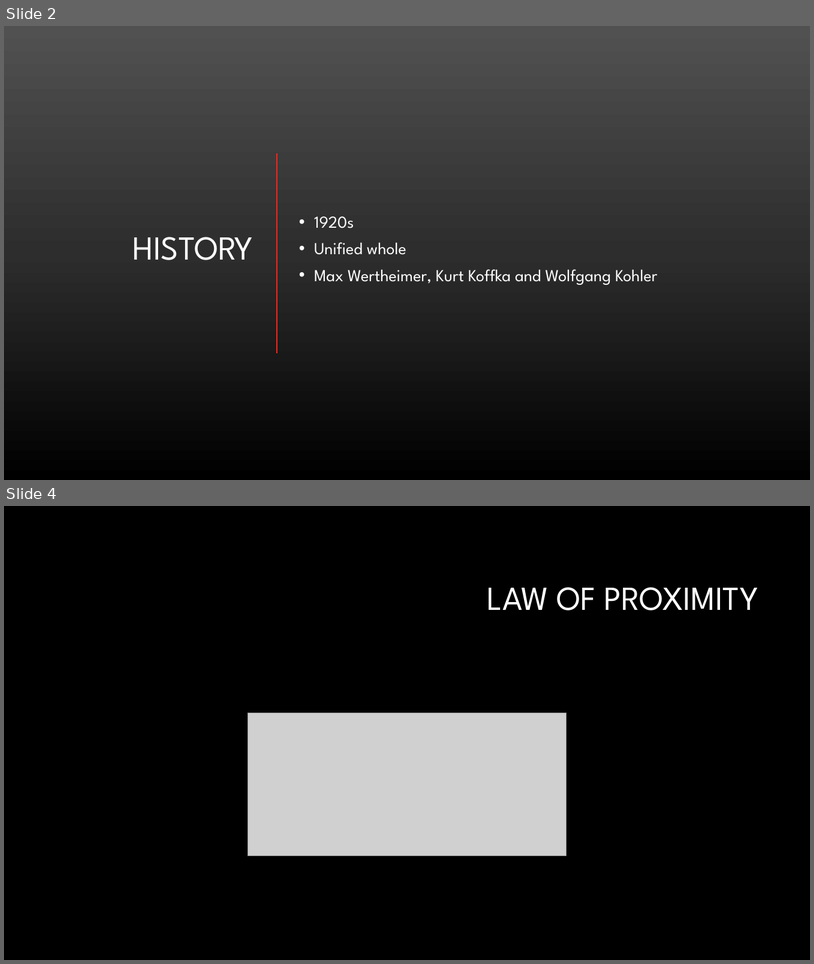
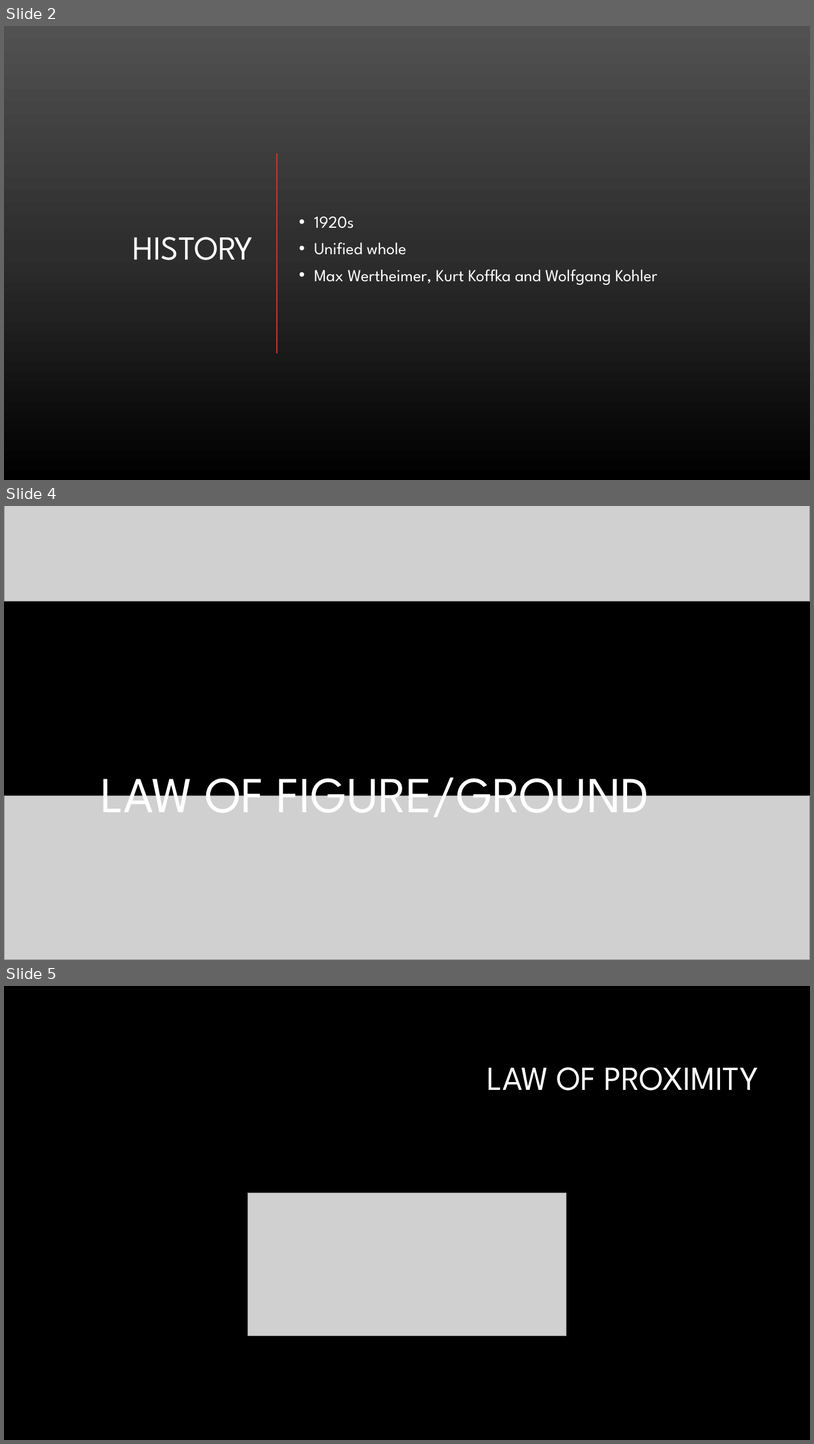
Before and after one commit to kemiller2002/gestalt, a slide deck: Gestalt.pptx. Shown one above the other, each under a label of ours: slides 2 and 4 before the commit, slides 2, 4 and 5 after it; the slides between them are not shown. The pictures are 814x964 and 814x1444 pixels, drawn with LibreOffice and Linux fonts; fonts in the diff are those of the drawing; grey boxes stand for pictures; background and template pictures are left out. Boxes give left, top, right and bottom in pixels: in the first picture for what was removed or moved away, otherwise in the second. Text is boxed around its words. In the diff, an @@ line names an element or a change of style, - is before the commit and + after.

```diff
--- a/Gestalt.pptx
+++ b/Gestalt.pptx
@@ slide 4 added at [4, 506, 810, 960], background picture (left out) @@
@@ rectangle added at [4, 506, 810, 960], fill #000000 @@
@@ picture added at [4, 506, 810, 601] @@
@@ title added at [101, 761, 650, 817], 60 pt, text #FFFFFF @@
+LAW OF FIGURE/GROUND
@@ picture added at [4, 795, 810, 960] @@
@@ what was slide 4 is now slide 5 @@
```
Also in this commit, not shown: 4 slides changed, 1 slide removed, 1 other file.
